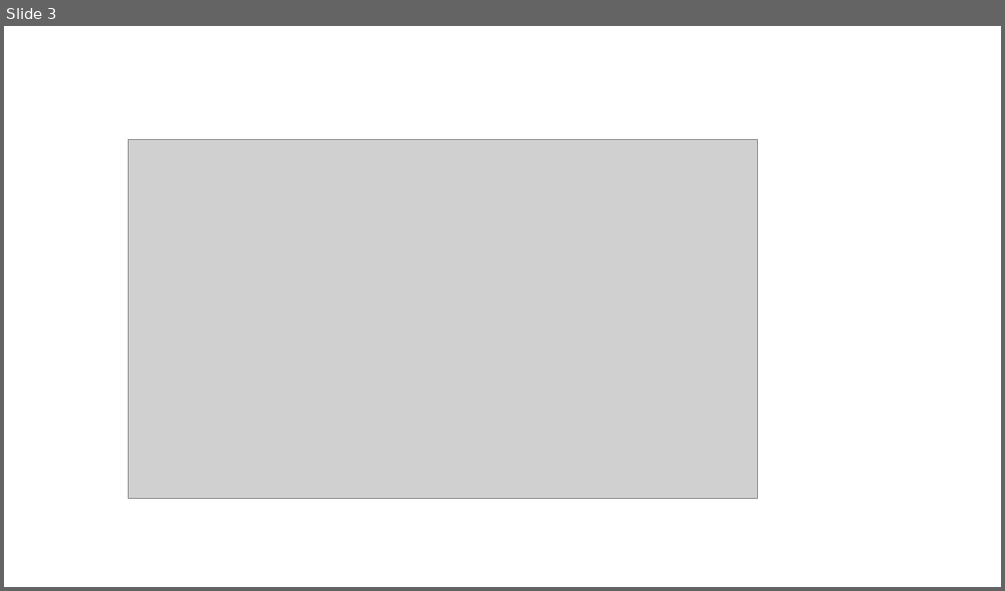
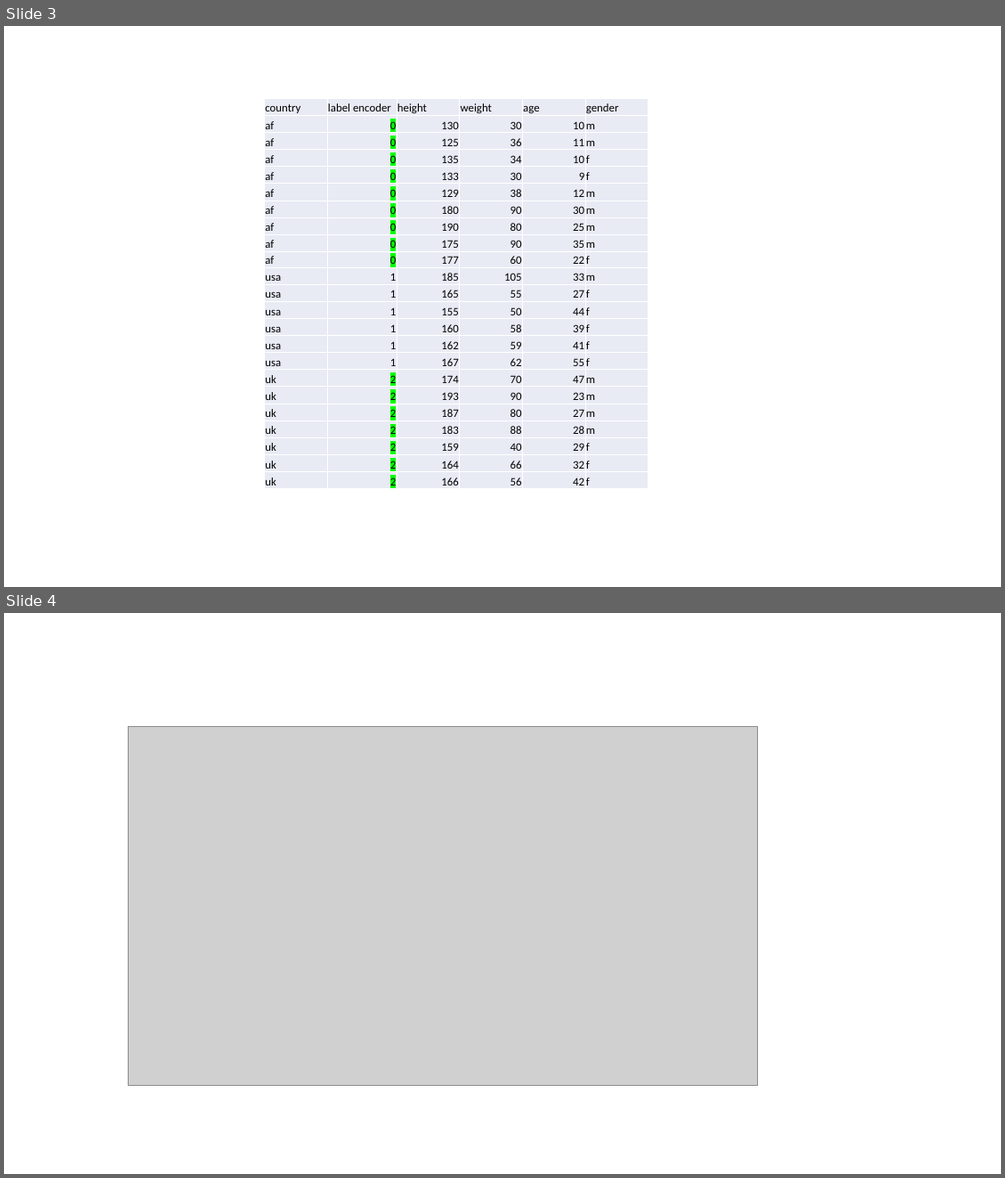
Before and after one commit to isshort/machine-learning-teaching, a slide deck: crisp method.pptx. Shown one above the other, each under a label of ours: slide 3 before the commit, slides 3 and 4 after it. The pictures are 1005x591 and 1005x1178 pixels, drawn with LibreOffice and Linux fonts; fonts in the diff are those of the drawing; grey boxes stand for pictures. Boxes give left, top, right and bottom in pixels: in the first picture for what was removed or moved away, otherwise in the second. Text is boxed around its words. In the diff, an @@ line names an element or a change of style, - is before the commit and + after.

```diff
--- a/crisp method.pptx
+++ b/crisp method.pptx
@@ slide 3 added at (x1=4, y1=26, x2=1001, y2=587), background #FFFFFF @@
@@ table added at (x1=264, y1=99, x2=647, y2=492), 23 rows, 6 columns @@
+country | label encoder | height | weight | age | gender
+af | 0 | 130 | 30 | 10 | m
+af | 0 | 125 | 36 | 11 | m
+af | 0 | 135 | 34 | 10 | f
+af | 0 | 133 | 30 | 9 | f
+af | 0 | 129 | 38 | 12 | m
+af | 0 | 180 | 90 | 30 | m
+af | 0 | 190 | 80 | 25 | m
+af | 0 | 175 | 90 | 35 | m
+af | 0 | 177 | 60 | 22 | f
+usa | 1 | 185 | 105 | 33 | m
+usa | 1 | 165 | 55 | 27 | f
+usa | 1 | 155 | 50 | 44 | f
+usa | 1 | 160 | 58 | 39 | f
+usa | 1 | 162 | 59 | 41 | f
+usa | 1 | 167 | 62 | 55 | f
+uk | 2 | 174 | 70 | 47 | m
+uk | 2 | 193 | 90 | 23 | m
+uk | 2 | 187 | 80 | 27 | m
+uk | 2 | 183 | 88 | 28 | m
+uk | 2 | 159 | 40 | 29 | f
+uk | 2 | 164 | 66 | 32 | f
+uk | 2 | 166 | 56 | 42 | f
@@ what was slide 3 is now slide 4 @@
```
Also in this commit, not shown: 2 other slides added, 4 other files.
